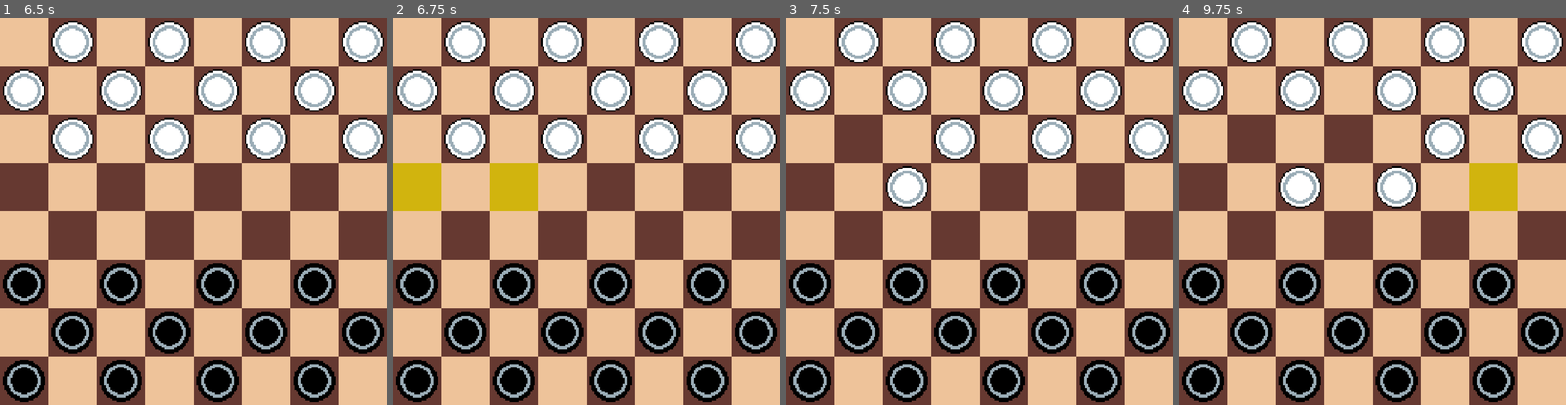
Above: before the commit, frames 1-4 (left to right).
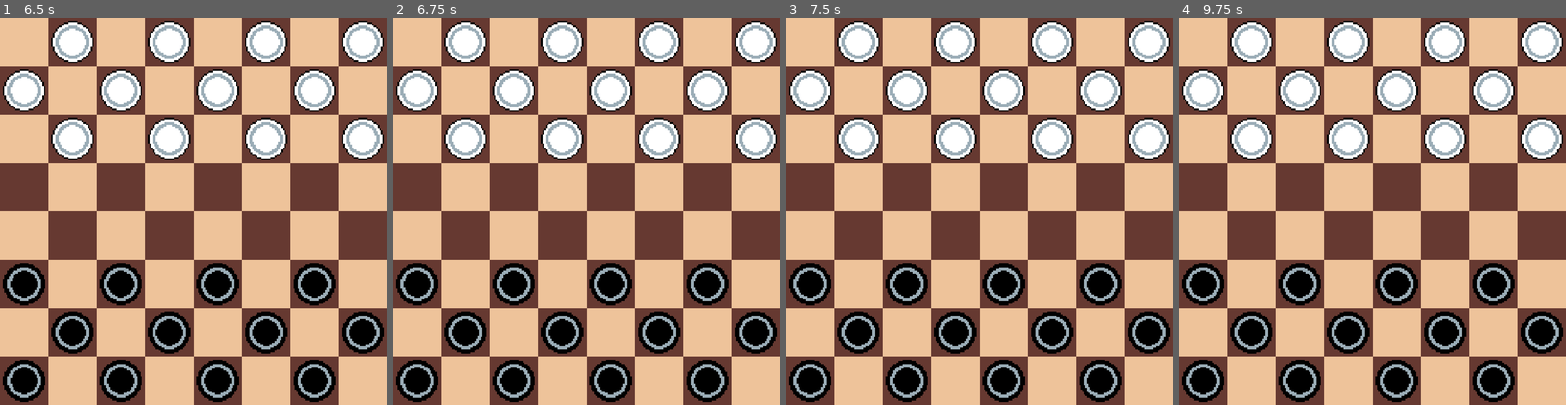
Above: after the commit, the same moments.

Repository: gabekarasik/checkers
Game: Godot game, scene res://scenes/board.tscn
Same seed, same stepped clock (60 frames per second), same inputs: the game is played once before the commit and once after it.
Inputs (mouse positions are in pixels of both pictures, inside the frame that each line leads up to):
- Up to frame 1 (6.5 s): tap Enter at 0.5, 2, 3.5 s; move the mouse to (73, 41) at 0.52 s; click (73, 41) at 0.6 s; tap Space at 1.25, 2.75, 4.25 s; move the mouse to (170, 41) at 1.27 s; click (170, 41) at 1.35 s; move the mouse to (267, 41) at 2.02 s; click (267, 41) at 2.1 s; move the mouse to (363, 41) at 2.77 s; click (363, 41) at 2.85 s; move the mouse to (23, 91) at 3.52 s; click (23, 91) at 3.6 s; move the mouse to (119, 91) at 4.27 s; click (119, 91) at 4.35 s; move the mouse to (216, 91) at 5.02 s; click (216, 91) at 5.1 s; move the mouse to (313, 91) at 5.77 s; click (313, 91) at 5.85 s
- Up to frame 2 (6.75 s): move the mouse to (466, 137) at 6.52 s; click (466, 137) at 6.6 s
- Up to frame 3 (7.5 s): move the mouse to (905, 188) at 7.27 s; click (905, 188) at 7.35 s
- Up to frame 4 (9.75 s): move the mouse to (1349, 137) at 8.02 s; click (1349, 137) at 8.1 s; move the mouse to (1395, 188) at 8.77 s; click (1395, 188) at 8.85 s; move the mouse to (1446, 137) at 9.52 s; click (1446, 137) at 9.6 s

Frame 1 is identical in both runs. In frame 2, 3.1% of the frame differs, in the area x 0-38%, y 37-50%; in frame 3, 1.8%; in frame 4, 5.2%, in the area x 13-88%, y 25-50%.

Commit message:
Added turns

Diff:
--- a/scripts/board.gd
+++ b/scripts/board.gd
@@ -5,9 +5,11 @@
 
 var occupied : Dictionary = {}
 var moving_piece
+var turn : String
 
 func _ready() -> void:
 	setup_pieces()
+	turn = "black"
 
 func setup_pieces():
 	place_white()
@@ -53,3 +55,10 @@
 				x += 2
 				if x != 7:
 					x %= 7
+
+func switch_turn():
+	if turn == "black":
+		turn = "white"
+	else:
+		turn = "black"
+	print(turn)
--- a/scripts/piece.gd
+++ b/scripts/piece.gd
@@ -23,14 +23,21 @@
 	if Input.is_action_just_released("click"):
 		if board.moving_piece:
 			board.moving_piece.hide_moves()
-		board.moving_piece = self
-		var possible_moves
-		if type == "white":
-			possible_moves = w_moves
-			show_moves(possible_moves)
-		elif type == "black":
-			possible_moves = b_moves
-			show_moves(possible_moves)
+			if board.moving_piece == self:
+				board.moving_piece = null
+				return
+			board.moving_piece = null
+
+
+		if board.turn == type:
+			board.moving_piece = self
+			var possible_moves
+			if type == "white":
+				possible_moves = w_moves
+				show_moves(possible_moves)
+			elif type == "black":
+				possible_moves = b_moves
+				show_moves(possible_moves)
 
 
 func show_moves(possible_moves):
@@ -54,3 +61,5 @@
 	cell += move
 	board.occupied[cell] = self
 	position = cell * 32
+	board.moving_piece = null
+	board.switch_turn()
